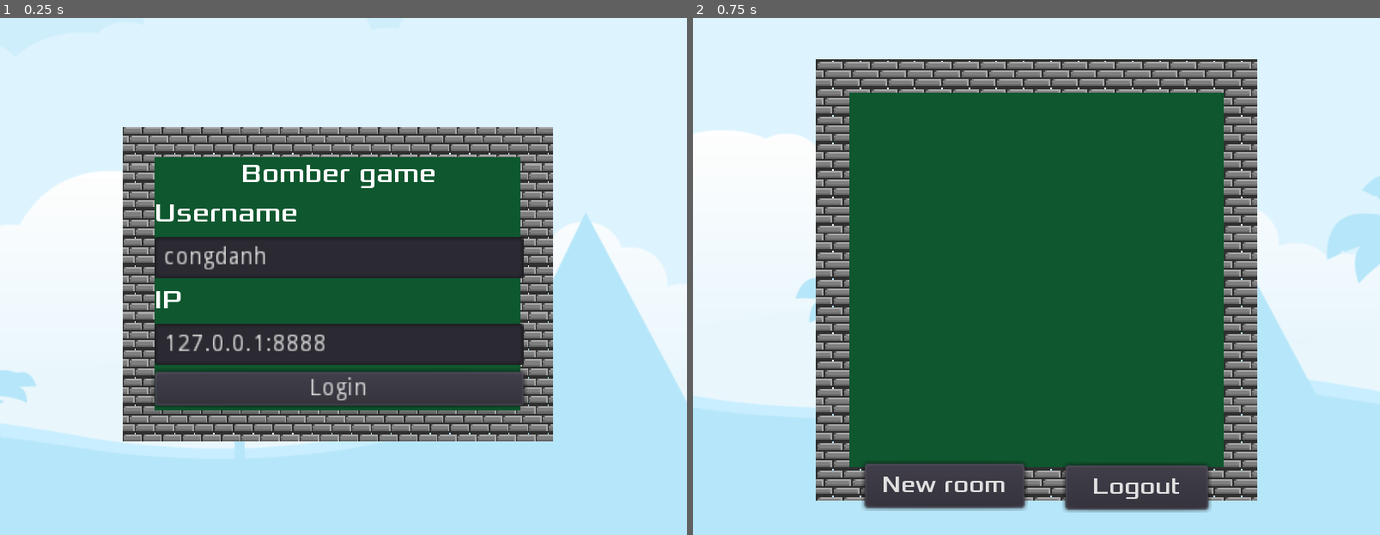
Above: before the commit, frames 1-2 (left to right).
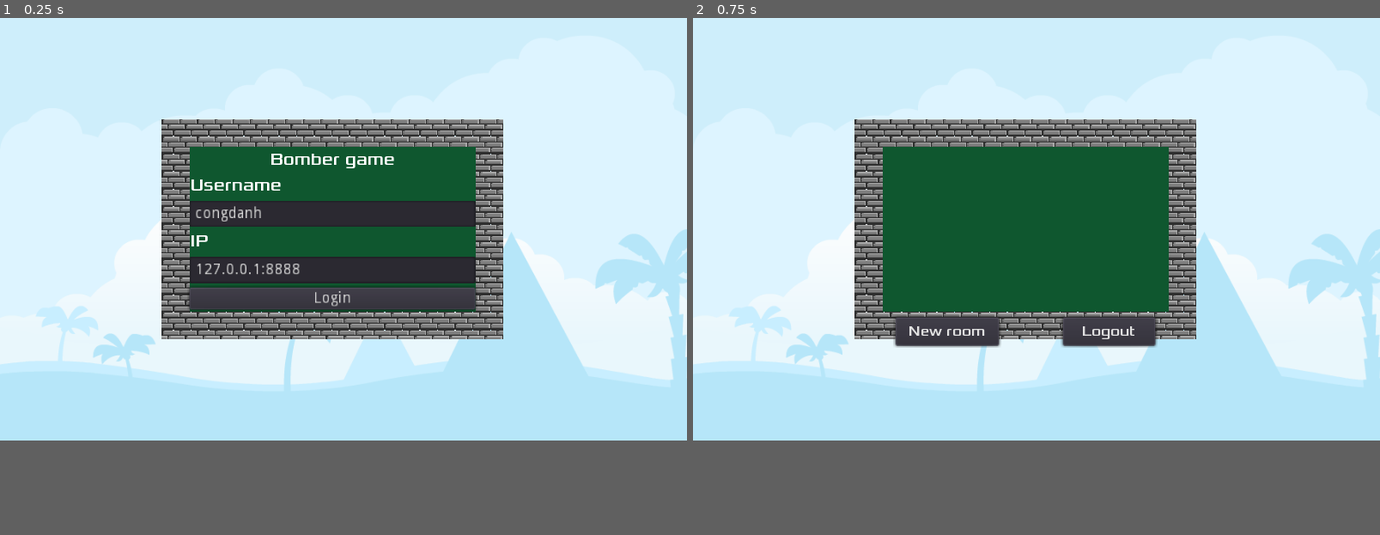
Above: after the commit, the same moments.

Repository: congdanh2504/Bomberman-Client
Game: Godot game, scene res://scenes/Menu.tscn
The game is run twice, just before and just after one commit, with the same random seed, the same clock (stepped at 60 frames per second) and the same inputs.
Inputs:
- Up to frame 1 (0.25 s): no input
- Up to frame 2 (0.75 s): click "Login" at 0.5 s
In our replay, the window is 800x602 before the commit and 800x492 after it. These sizes can differ from the game's own. Grey fills any space a smaller window leaves; there, only what the larger window draws over its background counts as a difference.

The runs differ from the first frame. In frame 1, 41% of the frame differs, in the area x 0-100%, y 19-84%; in frame 2, 49%, in the area x 0-100%, y 7-96%.

Commit message:
change UI

Diff:
--- a/project.godot
+++ b/project.godot
@@ -20,14 +20,14 @@
 Networking="*res://scripts/Networking.gd"
 Map="*res://scripts/Map.gd"
 Stats="*res://scripts/Stats.gd"
+Constant="*res://scripts/Constant.gd"
 
 [display]
 
-window/size/width=404
-window/size/height=304
-window/size/resizable=false
-window/size/test_width=808
-window/size/test_height=608
+window/size/width=624
+window/size/height=384
+window/size/test_width=1248
+window/size/test_height=768
 window/stretch/mode="2d"
 
 [gui]
--- a/scenes/Game.tscn
+++ b/scenes/Game.tscn
@@ -6,26 +6,27 @@
 [ext_resource path="res://assets/image/backgroundDesert.png" type="Texture" id=4]
 [ext_resource path="res://assets/fonts/Xolonium-Regular.ttf" type="DynamicFontData" id=5]
 
+[sub_resource type="DynamicFont" id=2]
+font_data = ExtResource( 5 )
+
 [sub_resource type="DynamicFont" id=1]
 size = 28
 outline_color = Color( 0, 0, 0, 1 )
-font_data = ExtResource( 5 )
-
-[sub_resource type="DynamicFont" id=2]
 font_data = ExtResource( 5 )
 
 [node name="Game" type="Node2D"]
 script = ExtResource( 2 )
 
 [node name="BackgroundDesert" type="Sprite" parent="."]
-position = Vector2( 200, -144 )
+position = Vector2( 512, 384 )
 texture = ExtResource( 4 )
 
 [node name="Sprite" type="Sprite" parent="."]
-position = Vector2( 152, 152 )
+position = Vector2( 310.5, 152 )
+scale = Vector2( 0.995238, 1 )
 texture = ExtResource( 1 )
 region_enabled = true
-region_rect = Rect2( 0, 0, 304, 304 )
+region_rect = Rect2( 0, 0, 630, 304 )
 
 [node name="Items" type="Node2D" parent="."]
 
@@ -37,45 +38,40 @@
 
 [node name="Dialog" parent="." instance=ExtResource( 3 )]
 visible = false
-margin_left = 40.0
-margin_top = 88.0
-margin_right = 280.0
-margin_bottom = 216.0
+margin_left = 200.0
+margin_top = 96.0
+margin_right = 440.0
+margin_bottom = 224.0
 
 [node name="OutGame" type="Timer" parent="."]
 wait_time = 2.0
 one_shot = true
 
-[node name="VBoxContainer" type="VBoxContainer" parent="."]
-margin_left = 304.0
-margin_right = 404.0
-margin_bottom = 304.0
+[node name="Panel" type="Panel" parent="."]
+modulate = Color( 1, 1, 1, 0.741176 )
+margin_top = 304.0
+margin_right = 624.0
+margin_bottom = 354.0
 
-[node name="Label" type="Label" parent="VBoxContainer"]
-margin_right = 100.0
-margin_bottom = 35.0
-custom_colors/font_color = Color( 0, 0, 0, 1 )
+[node name="RichTextLabel" type="RichTextLabel" parent="Panel"]
+margin_right = 624.0
+margin_bottom = 50.0
+custom_fonts/mono_font = SubResource( 2 )
+
+[node name="LineEdit" type="LineEdit" parent="Panel"]
+margin_top = 48.0
+margin_right = 624.0
+margin_bottom = 80.0
+placeholder_text = "Message"
+
+[node name="Label" type="Label" parent="Panel"]
+margin_left = 512.0
+margin_top = 48.0
+margin_right = 616.0
+margin_bottom = 83.0
 custom_fonts/font = SubResource( 1 )
 text = "Time"
 align = 1
 valign = 1
 
-[node name="Panel" type="Panel" parent="."]
-modulate = Color( 1, 1, 1, 0.741176 )
-margin_left = 304.0
-margin_top = 48.0
-margin_right = 404.0
-margin_bottom = 280.0
-
-[node name="RichTextLabel" type="RichTextLabel" parent="Panel"]
-margin_right = 100.0
-margin_bottom = 232.0
-custom_fonts/mono_font = SubResource( 2 )
-
-[node name="LineEdit" type="LineEdit" parent="Panel"]
-margin_top = 232.0
-margin_right = 100.0
-margin_bottom = 256.0
-placeholder_text = "Message"
-
 [connection signal="timeout" from="OutGame" to="." method="_on_OutGame_timeout"]
--- a/scenes/Menu.tscn
+++ b/scenes/Menu.tscn
@@ -16,35 +16,32 @@
 [node name="TextureRect" type="TextureRect" parent="."]
 anchor_right = 1.0
 anchor_bottom = 1.0
-margin_left = -120.0
-margin_top = -208.0
-margin_right = 904.0
-margin_bottom = 816.0
+margin_top = -128.0
+margin_right = 1024.0
+margin_bottom = 896.0
 rect_scale = Vector2( 0.7, 0.7 )
 texture = ExtResource( 1 )
 
 [node name="Sprite" type="Sprite" parent="."]
-position = Vector2( 198.5, 156.5 )
-scale = Vector2( 0.722857, 1.02778 )
+position = Vector2( 302, 192 )
 texture = ExtResource( 2 )
 region_enabled = true
-region_rect = Rect2( 0, 0, 350, 180 )
+region_rect = Rect2( 0, 0, 310, 200 )
 
 [node name="Sprite2" type="Sprite" parent="."]
-position = Vector2( 198.5, 156.375 )
-scale = Vector2( 0.979546, 1.24375 )
+position = Vector2( 302, 192 )
 texture = ExtResource( 3 )
 region_enabled = true
-region_rect = Rect2( 0, 0, 220, 120 )
+region_rect = Rect2( 0, 0, 260, 150 )
 
 [node name="VBoxContainer" type="VBoxContainer" parent="."]
-margin_left = 90.5
-margin_top = 83.0002
-margin_right = 307.5
-margin_bottom = 231.0
+margin_left = 172.0
+margin_top = 120.0
+margin_right = 432.0
+margin_bottom = 268.0
 
 [node name="Label" type="Label" parent="VBoxContainer"]
-margin_right = 217.0
+margin_right = 260.0
 margin_bottom = 20.0
 custom_fonts/font = SubResource( 5 )
 text = "Bomber game"
@@ -52,33 +49,33 @@
 
 [node name="Label2" type="Label" parent="VBoxContainer"]
 margin_top = 24.0
-margin_right = 217.0
+margin_right = 260.0
 margin_bottom = 44.0
 custom_fonts/font = SubResource( 5 )
 text = "Username"
 
 [node name="Username" type="LineEdit" parent="VBoxContainer"]
 margin_top = 48.0
-margin_right = 217.0
+margin_right = 260.0
 margin_bottom = 72.0
 text = "congdanh"
 
 [node name="Label3" type="Label" parent="VBoxContainer"]
 margin_top = 76.0
-margin_right = 217.0
+margin_right = 260.0
 margin_bottom = 96.0
 custom_fonts/font = SubResource( 5 )
 text = "IP"
 
 [node name="IP" type="LineEdit" parent="VBoxContainer"]
 margin_top = 100.0
-margin_right = 217.0
+margin_right = 260.0
 margin_bottom = 124.0
 text = "127.0.0.1:8888"
 
 [node name="Button" type="Button" parent="VBoxContainer"]
 margin_top = 128.0
-margin_right = 217.0
+margin_right = 260.0
 margin_bottom = 148.0
 text = "Login"
 
--- a/scenes/Room.tscn
+++ b/scenes/Room.tscn
@@ -14,44 +14,44 @@
 script = ExtResource( 5 )
 
 [node name="TextureRect" type="TextureRect" parent="."]
-margin_left = -120.0
-margin_top = -224.0
-margin_right = 904.0
-margin_bottom = 800.0
+margin_left = 3.05176e-05
+margin_top = -128.0
+margin_right = 1024.0
+margin_bottom = 896.0
 rect_scale = Vector2( 0.7, 0.7 )
 texture = ExtResource( 2 )
 
 [node name="Sprite3" type="Sprite" parent="."]
-position = Vector2( 210, 152 )
+position = Vector2( 302, 192 )
 texture = ExtResource( 3 )
 region_enabled = true
-region_rect = Rect2( -720, 190, 260, 260 )
+region_rect = Rect2( 0, 0, 310, 200 )
 
 [node name="Sprite4" type="Sprite" parent="."]
-position = Vector2( 210, 152 )
+position = Vector2( 302, 192 )
 texture = ExtResource( 1 )
 region_enabled = true
-region_rect = Rect2( 0, 0, 220, 220 )
+region_rect = Rect2( 0, 0, 260, 150 )
 
 [node name="VBoxContainer" type="VBoxContainer" parent="."]
-margin_left = 106.0
-margin_top = 48.0
-margin_right = 314.0
-margin_bottom = 256.0
+margin_left = 172.0
+margin_top = 120.0
+margin_right = 432.0
+margin_bottom = 264.0
 
 [node name="StartButton" type="Button" parent="."]
-margin_left = 154.0
-margin_top = 256.0
-margin_right = 274.0
-margin_bottom = 286.0
+margin_left = 248.0
+margin_top = 272.0
+margin_right = 368.0
+margin_bottom = 302.0
 custom_fonts/font = SubResource( 1 )
 text = "Start game"
 
 [node name="ExitButton" type="Button" parent="."]
-margin_left = 322.0
-margin_top = 16.0
-margin_right = 346.0
-margin_bottom = 40.0
+margin_left = 432.0
+margin_top = 88.0
+margin_right = 460.0
+margin_bottom = 116.0
 text = "X"
 
 [connection signal="pressed" from="StartButton" to="." method="_on_StartButton_pressed"]
--- a/scenes/Rooms.tscn
+++ b/scenes/Rooms.tscn
@@ -15,10 +15,10 @@
 script = ExtResource( 1 )
 
 [node name="TextureRect" type="TextureRect" parent="."]
-margin_left = -168.0
-margin_top = -232.0
-margin_right = 856.0
-margin_bottom = 792.0
+margin_left = 6.10352e-05
+margin_top = -128.0
+margin_right = 1024.0
+margin_bottom = 896.0
 rect_scale = Vector2( 0.7, 0.7 )
 texture = ExtResource( 3 )
 
@@ -27,44 +27,44 @@
 one_shot = true
 
 [node name="Sprite3" type="Sprite" parent="."]
-position = Vector2( 202, 154 )
+position = Vector2( 302, 192 )
 texture = ExtResource( 5 )
 region_enabled = true
-region_rect = Rect2( -720, 190, 260, 260 )
+region_rect = Rect2( 0, 0, 310, 200 )
 
 [node name="Sprite4" type="Sprite" parent="."]
-position = Vector2( 202, 154 )
+position = Vector2( 302, 192 )
 texture = ExtResource( 4 )
 region_enabled = true
-region_rect = Rect2( 0, 0, 220, 220 )
+region_rect = Rect2( 0, 0, 260, 150 )
 
 [node name="NewRoomButton" type="Button" parent="."]
-margin_left = 101.0
-margin_top = 262.0
-margin_right = 195.0
-margin_bottom = 288.0
+margin_left = 184.0
+margin_top = 272.0
+margin_right = 278.0
+margin_bottom = 298.0
 custom_fonts/font = SubResource( 1 )
 text = "New room"
 
 [node name="LogOutButton" type="Button" parent="."]
-margin_left = 219.0
-margin_top = 263.0
-margin_right = 303.0
-margin_bottom = 289.0
+margin_left = 336.0
+margin_top = 272.0
+margin_right = 420.0
+margin_bottom = 298.0
 custom_fonts/font = SubResource( 1 )
 text = "Logout"
 
 [node name="VBoxContainer" type="VBoxContainer" parent="."]
-margin_left = 98.0
-margin_top = 50.0
-margin_right = 306.0
-margin_bottom = 258.0
+margin_left = 172.0
+margin_top = 120.0
+margin_right = 432.0
+margin_bottom = 264.0
 
 [node name="Dialog" parent="." instance=ExtResource( 2 )]
-margin_left = 82.0
-margin_top = 90.0
-margin_right = 82.0
-margin_bottom = 210.0
+margin_left = 184.0
+margin_top = 128.0
+margin_right = 184.0
+margin_bottom = 248.0
 
 [connection signal="timeout" from="kick" to="." method="_on_kick_timeout"]
 [connection signal="pressed" from="NewRoomButton" to="." method="_on_NewRoomButton_pressed"]
--- /dev/null
+++ b/scripts/Constant.gd
@@ -0,0 +1,7 @@
+extends Node
+
+const width = 624
+const height = 304
+const BLOCK_SIZE = 16
+const BLOCK = 1
+const STONE = 2
--- a/scripts/Game.gd
+++ b/scripts/Game.gd
@@ -6,16 +6,18 @@
 var Bomb = preload("res://scenes/Bomb.tscn")
 var Explosion = preload("res://scenes/Explosion.tscn")
 var Item = preload("res://scenes/Item.tscn")
-const BLOCK = 1
-const STONE = 2
-const BLOCK_SIZE = 16
+const BLOCK = Constant.BLOCK
+const STONE = Constant.STONE
+const BLOCK_SIZE = Constant.BLOCK_SIZE
+var width = Constant.width
+var height = Constant.height
 onready var playersNode = $YSort/Players
 onready var ysort = $YSort
 onready var bombs = $YSort/Bombs
 onready var itemsNode = $Items
 onready var dialog = $Dialog
 onready var outGame = $OutGame
-onready var timeCounter = $VBoxContainer/Label
+onready var timeCounter = $Panel/Label
 onready var chat = $Panel/RichTextLabel
 onready var message = $Panel/LineEdit
 var rng = RandomNumberGenerator.new()
@@ -33,7 +35,6 @@
 	time += delta
 	var secs = fmod(time, 60)
 	var mins = fmod(time, 60*60) / 60
-
 	var time_passed = "%02d:%02d" % [mins, secs]
 	timeCounter.text = time_passed
 
@@ -57,7 +58,8 @@
 	if event is InputEventKey:
 		if event.pressed and event.scancode == KEY_ENTER:
 			if Global.get_is_chatting():
-				Networking.send_message(message.text)
+				if message.text != "":
+					Networking.send_message(message.text)
 				message.text = ""
 				message.release_focus()
 				Global.set_is_chatting(false)
@@ -74,11 +76,11 @@
 	message.connect("focus_entered", self, "_focus_entered")
 	chat.set_scroll_follow(true)
 	var tempChat = Global.get_temp_chat()
-	for msg in tempChat:
-		append_text(msg, "#00FF00")
-
-	for i in range(BLOCK_SIZE, 300, 32):
-		for j in range(BLOCK_SIZE, 300, 32):
+	for row in tempChat:
+		append_text(row['message'], row['color'])
+
+	for i in range(BLOCK_SIZE, height - 4, 32):
+		for j in range(BLOCK_SIZE, width - 4, 32):
 			ysort.add_child(new_block(j, i))
 			Map.set_value(j/BLOCK_SIZE, i/BLOCK_SIZE, BLOCK)
 
@@ -110,8 +112,8 @@
 	Global.set_is_chatting(true)
 
 
-func _on_chat(message):
-	append_text(message)
+func _on_chat(message, color):
+	append_text(message, color)
 
 
 func _go_off(x, y, bomb_range, your_bomb):
@@ -218,7 +220,7 @@
 
 
 func invalid_position(x, y):
-	return x/BLOCK_SIZE >= 19 or y/BLOCK_SIZE >= 19 or x/BLOCK_SIZE < 0 or y/BLOCK_SIZE < 0
+	return x/BLOCK_SIZE >= 39 or y/BLOCK_SIZE >= 19 or x/BLOCK_SIZE < 0 or y/BLOCK_SIZE < 0
 
 
 func _drop_bomb(x, y, bomb_range, your_bomb):
@@ -237,9 +239,9 @@
 		else:
 			y += BLOCK_SIZE- y%BLOCK_SIZE
 
-	if x > 298:
+	if x > width - 6:
 		x -= BLOCK_SIZE
-	if y > 298:
+	if y > height - 6:
 		y -= BLOCK_SIZE
 	bomb.position = Vector2(x, y)
 	bomb.bomb_range = bomb_range
--- a/scripts/Global.gd
+++ b/scripts/Global.gd
@@ -57,8 +57,11 @@
 func get_temp_chat():
 	return tempChat
 
-func append_temp_chat(msg):
-	tempChat.append(msg)
+func append_temp_chat(msg, color):
+	tempChat.append({
+		"message": msg,
+		"color": color
+	})
 
 func clear_temp_chat():
 	tempChat.clear()
--- a/scripts/Map.gd
+++ b/scripts/Map.gd
@@ -2,20 +2,23 @@
 
 var map = []
 var mapStone = []
+var width = 624
+var height = 304
+var BLOCK_SIZE = 16
 
 func _ready():
 	reset()
 
 func reset():
 	mapStone = []
-	for i in range(19):
+	for i in range(width/BLOCK_SIZE):
 		mapStone.append([])
-		for j in range(19):
+		for j in range(height/BLOCK_SIZE):
 			mapStone[i].append(0)
 	map = []
-	for i in range(19):
+	for i in range(width/BLOCK_SIZE):
 		map.append([])
-		for j in range(19):
+		for j in range(height/BLOCK_SIZE):
 			map[i].append(0)
 
 func get_map():
--- a/scripts/Networking.gd
+++ b/scripts/Networking.gd
@@ -10,7 +10,7 @@
 signal update_pos(username, x, y, animation)
 signal drop_bomb(x, y, bomb_range, your_bomb)
 signal remove_player(username)
-signal chat(message)
+signal chat(message, color)
 
 func ready():
 	self.connection()
@@ -73,8 +73,8 @@
 		emit_signal("remove_player", data.username)
 
 	if type == "chat":
-		Global.append_temp_chat(data.message)
-		emit_signal("chat", data.message)
+		Global.append_temp_chat(data.data.message, data.data.color)
+		emit_signal("chat", data.data.message, data.data.color)
 
 
 func createRoom():
--- a/scripts/Player.gd
+++ b/scripts/Player.gd
@@ -1,7 +1,8 @@
 extends KinematicBody2D
 
 export var speed = 80
-var screen_size
+const width = Constant.width
+const height = Constant.height
 export var id = 0
 var username
 var direction = "Down"
@@ -12,7 +13,6 @@
 signal lose_game
 
 func _ready():
-	screen_size = get_viewport_rect().size
 	$AnimatedSprite.animation = "idle%s_%s" % [direction, id]
 
 func set_active(value):
@@ -66,8 +66,8 @@
 		$AnimatedSprite.animation = "idle%s_%s" % [direction, id]
 
 	velocity = move_and_slide(velocity)
-	position.x = clamp(position.x, 0, 290)
-	position.y = clamp(position.y, 0, screen_size.y - 14)
+	position.x = clamp(position.x, 0, width - 14)
+	position.y = clamp(position.y, 0, height - 14)
 
 	Networking.update_pos(username, position.x, position.y, $AnimatedSprite.animation, Global.get_roomname())
 
